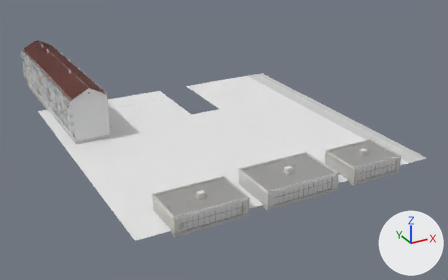
One commit to the glTF model dushanbe_city/assets/city/chunks/chunk_0_2.glb: the scene before it, then after it.
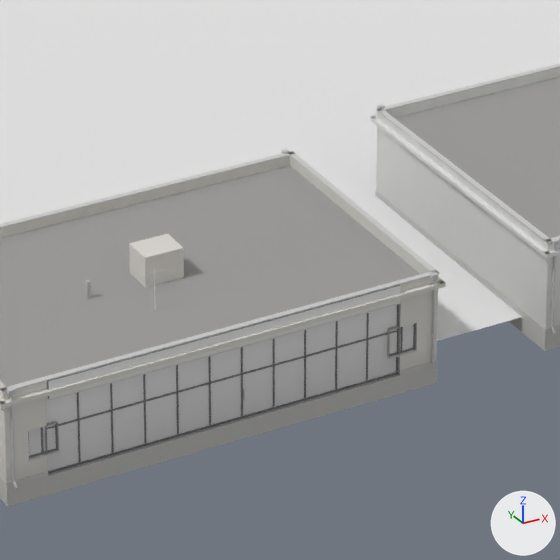
The first picture shows the older version from a 50 mm camera at (-344.3, -126.7, 86.1) aimed at (-244.4, 55.0, -4.7). The close-ups show the older and then the newer version on the part from 39% to 60% of the width and 54% to 88% of the height of that picture. Only the edits that show in the close-ups are written down. The axes (+X, +Y, +Z) are drawn at lower right. The lights are the same throughout. Objects named as collision shapes, trigger or cutter boxes, shadow casters or lower levels of detail are left out. Vertices at exactly the same position are counted once.

The first close-up shows 'base', 'detail'.
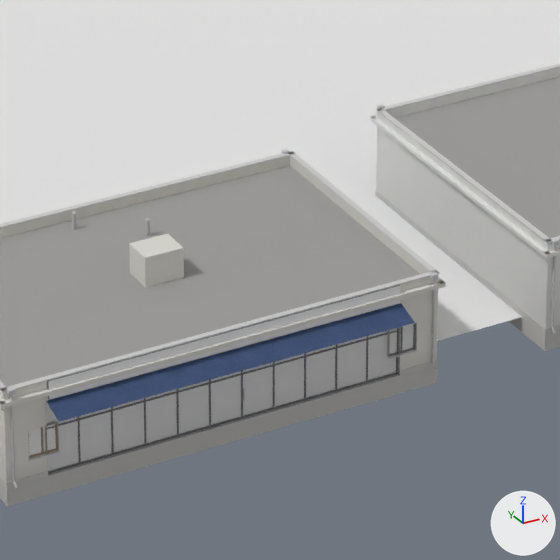
Edits to the bpy script that builds the scene:
```text
Change me_base:
    used by ob_base; location = (-250.0, 50.0, 0.0)
    remove me_base.from_pydata(...)  # 6190 vertices, 6292 faces; spans x -50.0..50.0, y -52.2..84.4, z -0.3..21.0
    add me_base.from_pydata(...)  # 6286 vertices, 6360 faces; spans x -50.0..50.0, y -53.3..84.4, z -0.3..21.0
    me_base part 1: 4 vertices added at x -38.0..-20.0, y -53.3..-52.0, z 4.1..4.5
    other edits to the shape of me_base do not show in these pictures
```

Pixel boxes [x1, y1, x2, y2] of what changed, in the close-ups (560 x 560 px):
part 1 of me_base, added: after [4, 294, 437, 449]
